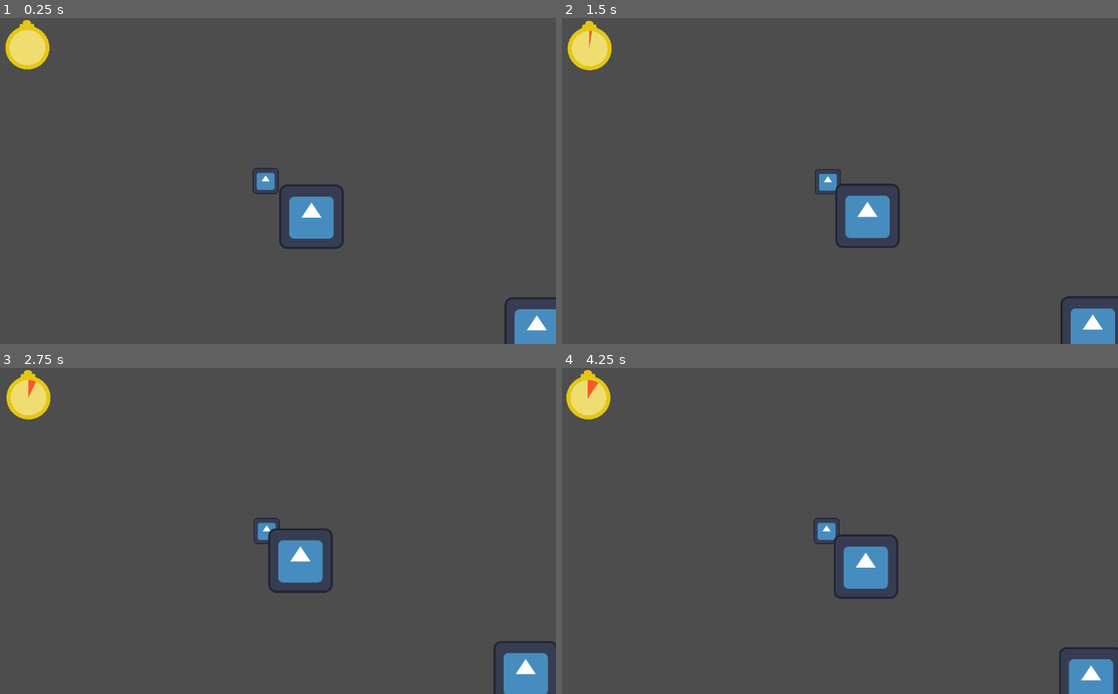
Above: before the commit, frames 1-4 (two rows, left to right).
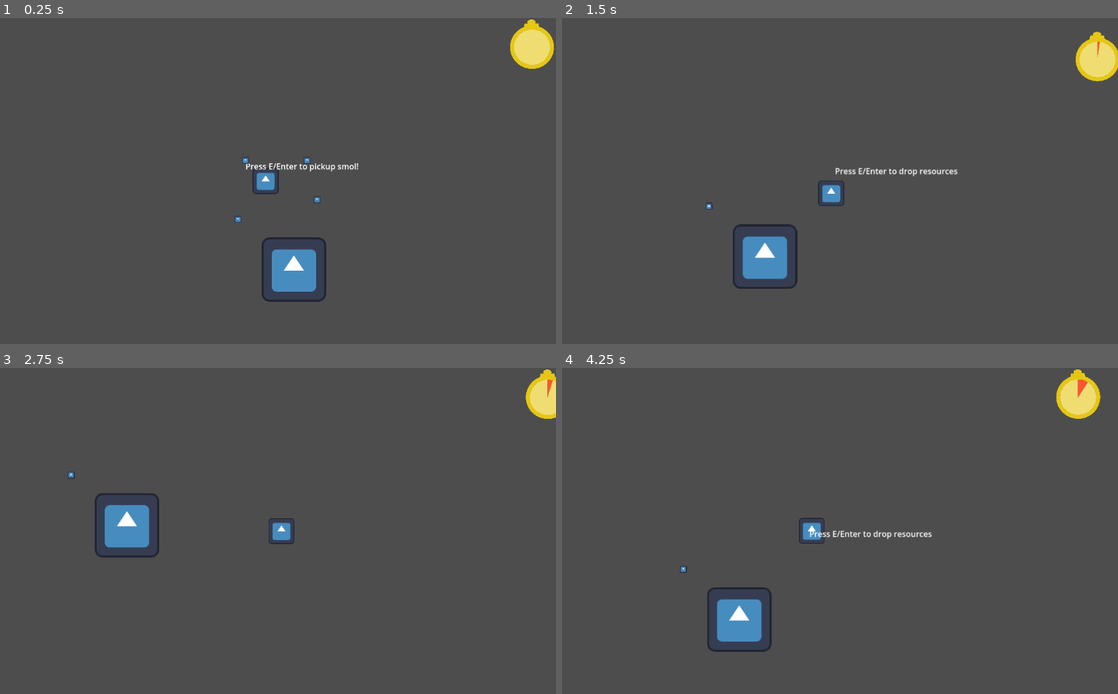
Above: after the commit, the same moments.

Repository: Rubiniuz/Jammer
Game: Godot game, scene res://levels/main.tscn
Same seed, same stepped clock (60 frames per second), same inputs: the game is played once before the commit and once after it. Before the commit the project has no main scene; this scene is started directly in both runs. The engine's default icon, where the game draws it, is replaced by a stand-in: a white triangle on a blue panel in a dark square.
Inputs:
- Up to frame 1 (0.25 s): no input
- Up to frame 2 (1.5 s): tap E at 0.5, 1.25 s; hold Right (right) 0.53-1.28 s; hold Enter (pickup) 0.53-1.28 s; hold Down (down) from 1.28 s (still down); tap Enter (pickup) at 1.35 s
- Up to frame 3 (2.75 s): tap E at 2 s; release Down (down) at 2.03 s; hold Right (right) from 2.03 s (still down); hold Enter (pickup) from 2.03 s (still down)
- Up to frame 4 (4.25 s): release Right (right) at 2.78 s; release Enter (pickup) at 2.78 s; hold Up (up) 2.78-3.53 s; tap Enter (pickup) at 2.85 s; hold Left (left) from 3.53 s (still down); hold Enter (pickup) from 3.53 s (still down)

The runs differ from the first frame. In frame 1, 5.5% of the frame differs, in the area x 0-100%, y 0-100%; in frame 2, 6.1%; in frame 3, 5.7%; in frame 4, 6.0%.

Commit message:
basic scene setup

Diff:
--- a/Characters/player.tscn
+++ b/Characters/player.tscn
@@ -9,8 +9,6 @@
 radius = 25.1794
 
 [node name="Player" type="CharacterBody2D"]
-collision_layer = 0
-collision_mask = 0
 script = ExtResource("1_371u7")
 move_speed = 1000.0
 
--- a/Characters/player_movement.gd
+++ b/Characters/player_movement.gd
@@ -1,4 +1,5 @@
 extends CharacterBody2D
+class_name Player
 
 # components
 @onready var bag_of_holding = %BagOfHolding
--- a/levels/main.tscn
+++ b/levels/main.tscn
@@ -1,29 +1,25 @@
-[gd_scene load_steps=2 format=3 uid="uid://chux0e58wklf1"]
+[gd_scene load_steps=4 format=3 uid="uid://chux0e58wklf1"]
 
-[ext_resource type="Texture2D" uid="uid://c3ayax6ju3v7q" path="res://icon.svg" id="2_ha8sg"]
+[ext_resource type="PackedScene" uid="uid://cgdnp1kcbepyj" path="res://scenes/Items/test.tscn" id="1_5jbb3"]
+[ext_resource type="PackedScene" uid="uid://ckojq7auayp4b" path="res://scenes/Items/bigtest.tscn" id="2_wkg7h"]
+[ext_resource type="PackedScene" uid="uid://cugq15l7vrmt4" path="res://scenes/drop_off.tscn" id="3_8321o"]
 
 [node name="Main" type="Node2D"]
 
-[node name="Icon" type="Sprite2D" parent="."]
-position = Vector2(538, 295)
-texture = ExtResource("2_ha8sg")
+[node name="Resource" parent="." instance=ExtResource("1_5jbb3")]
+position = Vector2(-40, -41)
 
-[node name="Icon" type="Sprite2D" parent="Icon"]
-position = Vector2(-447, -224)
-texture = ExtResource("2_ha8sg")
+[node name="Resource2" parent="." instance=ExtResource("1_5jbb3")]
+position = Vector2(-55, 76)
 
-[node name="Icon" type="Sprite2D" parent="Icon/Icon"]
-position = Vector2(971, 461)
-texture = ExtResource("2_ha8sg")
+[node name="Resource3" parent="." instance=ExtResource("1_5jbb3")]
+position = Vector2(102, 37)
 
-[node name="Icon" type="Sprite2D" parent="Icon/Icon/Icon"]
-position = Vector2(-880, -16)
-texture = ExtResource("2_ha8sg")
+[node name="Resource4" parent="." instance=ExtResource("1_5jbb3")]
+position = Vector2(82, -41)
 
-[node name="Icon2" type="Sprite2D" parent="Icon/Icon/Icon"]
-position = Vector2(-213, -419)
-texture = ExtResource("2_ha8sg")
+[node name="Resource5" parent="." instance=ExtResource("2_wkg7h")]
+position = Vector2(56, 176)
 
-[node name="Icon" type="Sprite2D" parent="Icon/Icon/Icon/Icon2"]
-position = Vector2(14, 469)
-texture = ExtResource("2_ha8sg")
+[node name="DropOff" parent="." instance=ExtResource("3_8321o")]
+position = Vector2(195, -6)
--- a/project.godot
+++ b/project.godot
@@ -11,6 +11,7 @@
 [application]
 
 config/name="DieHardsJam"
+run/main_scene="res://levels/main.tscn"
 config/features=PackedStringArray("4.2", "Forward Plus")
 config/icon="res://icon.svg"
 
--- a/scenes/Items/TMP-Item.tscn
+++ /dev/null
@@ -1,11 +0,0 @@
-[gd_scene load_steps=3 format=3 uid="uid://dv8mgina732bk"]
-
-[ext_resource type="Script" path="res://scripts/resource.gd" id="1_1kgaa"]
-
-[sub_resource type="CircleShape2D" id="CircleShape2D_mwmja"]
-
-[node name="TMP-Item" type="Area2D"]
-script = ExtResource("1_1kgaa")
-
-[node name="CollisionShape2D" type="CollisionShape2D" parent="."]
-shape = SubResource("CircleShape2D_mwmja")
--- /dev/null
+++ b/scenes/Items/bigtest.tscn
@@ -0,0 +1,18 @@
+[gd_scene load_steps=4 format=3 uid="uid://ckojq7auayp4b"]
+
+[ext_resource type="PackedScene" uid="uid://bk3li5ljapylm" path="res://scenes/resource.tscn" id="1_aoick"]
+[ext_resource type="Texture2D" uid="uid://c3ayax6ju3v7q" path="res://icon.svg" id="2_xtdh8"]
+
+[sub_resource type="CircleShape2D" id="CircleShape2D_nflb8"]
+radius = 108.0
+
+[node name="Resource" instance=ExtResource("1_aoick")]
+value = 4
+id = "BigBoi"
+description = "the biggest of bois"
+
+[node name="Sprite" parent="." index="1"]
+texture = ExtResource("2_xtdh8")
+
+[node name="Collider" parent="." index="2"]
+shape = SubResource("CircleShape2D_nflb8")
--- /dev/null
+++ b/scenes/Items/test.tscn
@@ -0,0 +1,12 @@
+[gd_scene load_steps=3 format=3 uid="uid://cgdnp1kcbepyj"]
+
+[ext_resource type="PackedScene" uid="uid://bk3li5ljapylm" path="res://scenes/resource.tscn" id="1_w4w0x"]
+[ext_resource type="Texture2D" uid="uid://c3ayax6ju3v7q" path="res://icon.svg" id="2_4voro"]
+
+[node name="Resource" instance=ExtResource("1_w4w0x")]
+id = "smol"
+description = "smol boi"
+
+[node name="Sprite" parent="." index="1"]
+scale = Vector2(0.109375, 0.109375)
+texture = ExtResource("2_4voro")
--- /dev/null
+++ b/scenes/drop_off.tscn
@@ -0,0 +1,24 @@
+[gd_scene load_steps=4 format=3 uid="uid://cugq15l7vrmt4"]
+
+[ext_resource type="Script" path="res://scripts/DropOff.gd" id="1_spt6b"]
+[ext_resource type="PackedScene" uid="uid://bp14iux0m8wpo" path="res://scenes/item_pickup.tscn" id="2_q1yud"]
+
+[sub_resource type="RectangleShape2D" id="RectangleShape2D_ljppx"]
+size = Vector2(188, 164)
+
+[node name="DropOff" type="Area2D"]
+collision_layer = 2
+script = ExtResource("1_spt6b")
+
+[node name="ItemPickup" parent="." instance=ExtResource("2_q1yud")]
+text = "Press {input} to drop resources"
+
+[node name="CollisionShape2D" type="CollisionShape2D" parent="."]
+shape = SubResource("RectangleShape2D_ljppx")
+
+[node name="Sprite2D" type="Sprite2D" parent="."]
+
+[connection signal="area_entered" from="." to="." method="_on_area_entered"]
+[connection signal="area_exited" from="." to="." method="_on_area_exited"]
+[connection signal="body_entered" from="." to="." method="_on_body_entered"]
+[connection signal="body_exited" from="." to="." method="_on_body_exited"]
--- a/scenes/game_manager.tscn
+++ b/scenes/game_manager.tscn
@@ -15,5 +15,6 @@
 
 [node name="Player" parent="." instance=ExtResource("2_g6d44")]
 unique_name_in_owner = true
+move_speed = 15000.0
 
 [connection signal="timeout" from="Timer" to="." method="enterGame"]
--- a/scenes/player.tscn
+++ /dev/null
@@ -1,6 +0,0 @@
-[gd_scene load_steps=2 format=3 uid="uid://blxtrwuts064r"]
-
-[ext_resource type="Script" path="res://scripts/player.gd" id="1_dio0t"]
-
-[node name="Player" type="Node2D"]
-script = ExtResource("1_dio0t")
--- a/scenes/resource.tscn
+++ b/scenes/resource.tscn
@@ -4,21 +4,27 @@
 [ext_resource type="PackedScene" uid="uid://bp14iux0m8wpo" path="res://scenes/item_pickup.tscn" id="2_u3c5q"]
 
 [sub_resource type="CircleShape2D" id="CircleShape2D_ykhbq"]
+radius = 11.0454
 
 [node name="Resource" type="Area2D"]
 collision_layer = 5
 script = ExtResource("1_y4m3p")
 
 [node name="ItemPickup" parent="." node_paths=PackedStringArray("item") instance=ExtResource("2_u3c5q")]
+unique_name_in_owner = true
 item = NodePath("..")
 
 [node name="Sprite" type="Sprite2D" parent="."]
+unique_name_in_owner = true
 
 [node name="Collider" type="CollisionShape2D" parent="."]
+unique_name_in_owner = true
 shape = SubResource("CircleShape2D_ykhbq")
 
 [node name="PickupSound" type="AudioStreamPlayer2D" parent="."]
+unique_name_in_owner = true
 
 [node name="Timer" type="Timer" parent="."]
+unique_name_in_owner = true
 
 [connection signal="timeout" from="Timer" to="." method="clear"]
--- a/scenes/timer_interface.tscn
+++ b/scenes/timer_interface.tscn
@@ -17,8 +17,10 @@
 [node name="TimerStatus" type="TextureProgressBar" parent="."]
 unique_name_in_owner = true
 layout_mode = 0
-offset_right = 1920.0
-offset_bottom = 1080.0
+offset_left = 10010.0
+offset_top = -10.0
+offset_right = 11930.0
+offset_bottom = 1070.0
 max_value = 60.0
 fill_mode = 4
 texture_under = ExtResource("1_id87c")
--- a/scripts/BagOfHolding.gd
+++ b/scripts/BagOfHolding.gd
@@ -21,9 +21,11 @@
 func _try_add_item():
 	if(inRange.size() <= 0):
 		return
-	if(currentValue + inRange[0].value < holdableValue):
+	if(currentValue + inRange[0].value <= holdableValue):
 		heldResources.push_back(inRange.pop_front())
 		currentValue = currentValue + heldResources.back().pickup()
+		GameManager.startTimer()
+		print(currentValue)
 	else:
 		# play animation on item
 		return
--- /dev/null
+++ b/scripts/DropOff.gd
@@ -0,0 +1,23 @@
+extends Area2D
+class_name DropOff
+
+@onready var collider: CollisionShape2D = $CollisionShape2D
+@onready var item_pickup: ItemPickup = $ItemPickup
+
+func _ready():
+	GameManager.dropOff = self
+	item_pickup.DeHighlight()
+
+func _physics_process(_delta): # always 60fps check
+	# check input if so pickup first item in array
+	if(Input.is_action_pressed("pickup")): # E
+		pass
+
+func _on_body_entered(body: Node2D) -> void:
+	if(body is Player):
+		item_pickup.Highlight()
+
+
+func _on_body_exited(body: Node2D) -> void:
+	if(body is Player):
+		item_pickup.DeHighlight()
--- a/scripts/game_manager.gd
+++ b/scripts/game_manager.gd
@@ -14,17 +14,13 @@
 @export var gatherTime : int = 60
 
 # Components
-#@export var inventory : Inventory = null
-# bag or player ref
-#@export var bag : Bag = null # holding system from beginning of the game
-#@export var player : Player = null
+@export var dropOff : DropOff = null : set = setDropOff
 
 func _ready() -> void:
 	print("GameManager Init!")
 	timer.wait_time = gatherTime
 
 	#get_tree().change_scene(startScene)
-	startTimer()
 	print("GameManager Started!")
 
 func _process(_delta: float) -> void:
@@ -32,10 +28,17 @@
 		timer_status.value = gatherTime - timer.time_left
 
 func startTimer():
+	if(timer.time_left > 0):
+		return
 	timer.start()
 
 func enterGame():
 	# Handle final inventory requirements
 	# Play transition
 	# Change Game manager functionality - bool?
-	get_tree().change_scene(gameScene)
+	pass
+	#get_tree().change_scene(gameScene)
+
+func setDropOff(node:DropOff):
+	if(node is DropOff):
+		dropOff = node
--- a/scripts/item_pickup.gd
+++ b/scripts/item_pickup.gd
@@ -8,11 +8,15 @@
 
 # Called when the node enters the scene tree for the first time.
 func _ready():
-	pickup_text.value = text.format({"input": "E", "item" : item.id})
-	pickup_text.hidden = true
+	print(item)
+	if(item):
+		pickup_text.text = text.format({"input": "E/Enter", "item" : item.id})
+	else:
+		pickup_text.text = text.format({"input": "E/Enter"})
+	pickup_text.visible = false
 
 func Highlight():
-	pickup_text.hidden = false
+	pickup_text.visible = true
 
 func DeHighlight():
-	pickup_text.hidden = true
+	pickup_text.visible = false
--- a/scripts/resource.gd
+++ b/scripts/resource.gd
@@ -2,31 +2,30 @@
 class_name resource
 
 # nodes
-@onready var sprite_2d: Sprite2D = $Sprite2D
-@onready var audio_stream_player_2d: AudioStreamPlayer2D = $AudioStreamPlayer2D
-@onready var timer: Timer = $Timer
-@onready var collision_shape_2d: CollisionShape2D = $CollisionShape2D
-@onready var item_pickup = $ItemPickup
+@onready var sprite: Sprite2D = %Sprite
+@onready var pickup_sound: AudioStreamPlayer2D = %PickupSound
+@onready var timer: Timer = %Timer
 
-@export var sprite : Texture = null
-@export var pickupSound : AudioStream = null
+@onready var collider: CollisionShape2D = %Collider
+
+@onready var item_pickup: ItemPickup = %ItemPickup
 
 # variables
-@export var value : int = 1
+@export_range(1,5) var value : int = 1
 @export var id : String = ""
 @export var description : String = ""
 
 # Called when the node enters the scene tree for the first time.
 func _ready() -> void:
-	sprite_2d.texture = sprite
-	audio_stream_player_2d.stream = pickupSound
+	pass
 
 # call this generic function when you grab an item
 func pickup() -> int:
-	collision_shape_2d.disabled = true
-	sprite_2d.visible = false
-	audio_stream_player_2d.play()
+	collider.disabled = true
+	sprite.visible = false
+	pickup_sound.play()
 	timer.start()
+	dehighlight()
 	return value
 
 func highlight():
